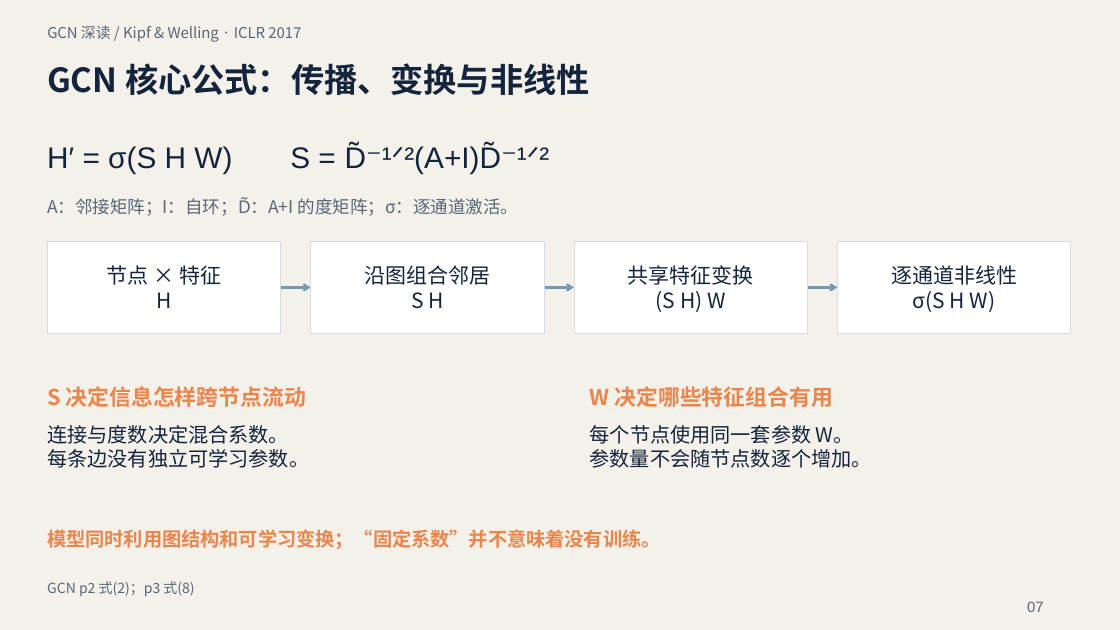
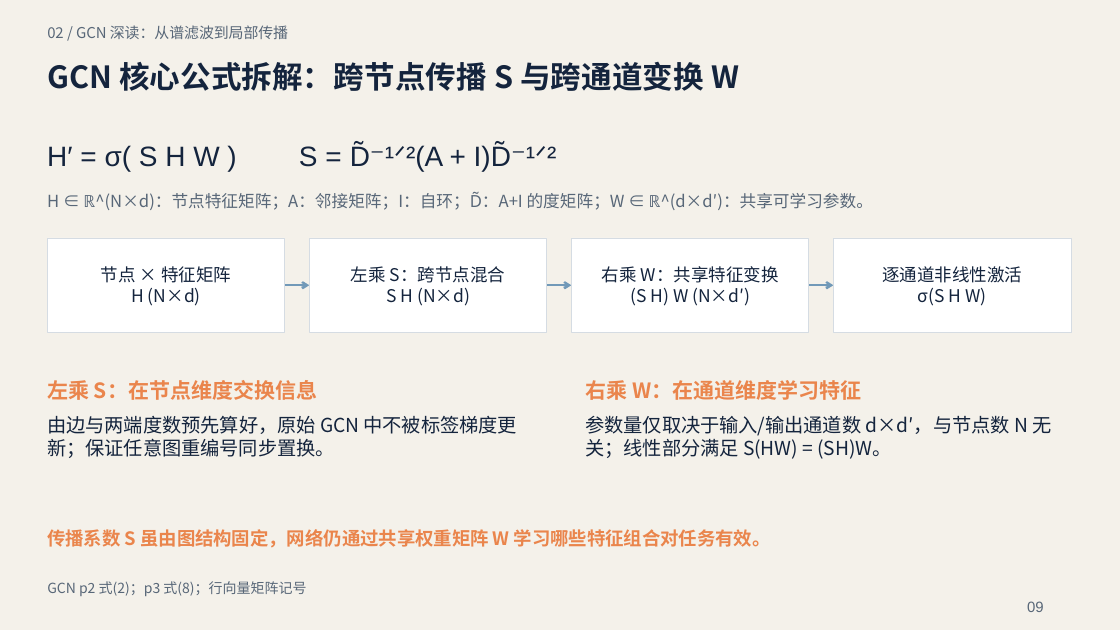
Before and after one commit to guozongzhi/GNN, a slide deck: slide 9 of outputs/presentations/GNN-原理与关键论文.pptx (slide 7 before the commit). Drawn at 1120x630 pixels with LibreOffice and Linux fonts; fonts in the diff are those of the drawing. Boxes give left, top, right and bottom in pixels: in the first picture for what was removed or moved away, otherwise in the second. Text is boxed around its words. In the diff, an @@ line names an element or a change of style, - is before the commit and + after.

```diff
--- a/outputs/presentations/GNN-原理与关键论文.pptx
+++ b/outputs/presentations/GNN-原理与关键论文.pptx
@@ text at [47,25,288,39]: text changed @@
-GCN 深读 / Kipf & Welling · ICLR 2017
+02 / GCN 深读：从谱滤波到局部传播
@@ text at [47,62,739,91]: text changed; size 28.5 to 26.2 pt @@
-GCN 核心公式：传播、变换与非线性
+GCN 核心公式拆解：跨节点传播 S 与跨通道变换 W
@@ text at [47,145,495,171]: text changed; size 25.5 to 24 pt @@
-H′ = σ(S H W) S = D̃⁻¹ᐟ²(A+I)D̃⁻¹ᐟ²
+H′ = σ( S H W ) S = D̃⁻¹ᐟ²(A + I)D̃⁻¹ᐟ²
@@ text at [47,192,873,210]: text changed; size 15 to 14.2 pt @@
-A：邻接矩阵；I：自环；D̃：A+I 的度矩阵；σ：逐通道激活。
+H ∈ ℝ^(N×d)：节点特征矩阵；A：邻接矩阵；I：自环；D̃：A+I 的度矩阵；W ∈ ℝ^(d×d′)：共享可学习参数。
@@ rectangle "节点 × 特征矩阵": place and size @@
-rectangle "节点 × 特征矩阵" at [47,242,281,334]
+rectangle "节点 × 特征矩阵" at [47,238,285,332]
@@ rectangle "左乘 S：跨节点混合": place and size @@
-rectangle "左乘 S：跨节点混合" at [311,242,544,334]
+rectangle "左乘 S：跨节点混合" at [309,238,547,332]
@@ rectangle "右乘 W：共享特征变换": place and size @@
-rectangle "右乘 W：共享特征变换" at [574,242,807,334]
+rectangle "右乘 W：共享特征变换" at [571,238,809,332]
@@ rectangle "逐通道非线性激活": place and size @@
-rectangle "逐通道非线性激活" at [838,242,1071,334]
+rectangle "逐通道非线性激活" at [833,238,1071,332]
@@ text in rectangle at [101,266,231,306]: text changed; size 18 to 15 pt @@
-节点 × 特征
-H
+节点 × 特征矩阵
+H (N×d)
@@ text in rectangle at [351,266,505,306]: text changed; size 18 to 15 pt @@
-沿图组合邻居
-S H
+左乘 S：跨节点混合
+S H (N×d)
@@ text in rectangle at [602,266,779,306]: text changed; size 18 to 15 pt @@
-共享特征变换
-(S H) W
+右乘 W：共享特征变换
+(S H) W (N×d′)
@@ text in rectangle at [882,266,1022,283]: text changed; size 18 to 15 pt @@
-逐通道非线性
+逐通道非线性激活
@@ arrow moved from (281, 287) - (311, 287) to (285, 286) - (309, 286) @@
@@ arrow moved from (807, 287) - (838, 287) to (809, 286) - (833, 286) @@
@@ text in rectangle at [918,288,986,306]: size 18 to 15 pt in "σ(S H W)" @@
@@ text at [47,380,317,400]: text changed; size 18.8 to 18 pt @@
-S 决定信息怎样跨节点流动
+左乘 S：在节点维度交换信息
@@ text at [585,380,861,400]: text changed; size 18.8 to 18 pt @@
-W 决定哪些特征组合有用
+右乘 W：在通道维度学习特征
@@ text added at [47,415,517,458], 16.5 pt, text #14243D @@
+由边与两端度数预先算好，原始 GCN 中不被标签梯度更新；保证任意图重编号同步置换。
@@ text at [585,415,1051,459]: text changed; size 17.2 to 16.5 pt @@
-每个节点使用同一套参数 W。
-参数量不会随节点数逐个增加。
+参数量仅取决于输入/输出通道数 d×d′，与节点数 N 无关；线性部分满足 S(HW) = (SH)W。
@@ text removed at [47,425,309,468] @@
-连接与度数决定混合系数。
-每条边没有独立可学习参数。
@@ text at [47,529,771,548]: text changed; size 16.5 to 15.8 pt @@
-模型同时利用图结构和可学习变换；“固定系数”并不意味着没有训练。
+传播系数 S 虽由图结构固定，网络仍通过共享权重矩阵 W 学习哪些特征组合对任务有效。
@@ text at [47,581,306,596]: text changed @@
-GCN p2 式(2)；p3 式(8)
+GCN p2 式(2)；p3 式(8)；行向量矩阵记号
@@ text at [1027,601,1044,612]: text changed @@
-07
+09
```
Also in this commit, not shown: 7 other slides changed, 25 slides added, 18 slides removed, 5 other files.
